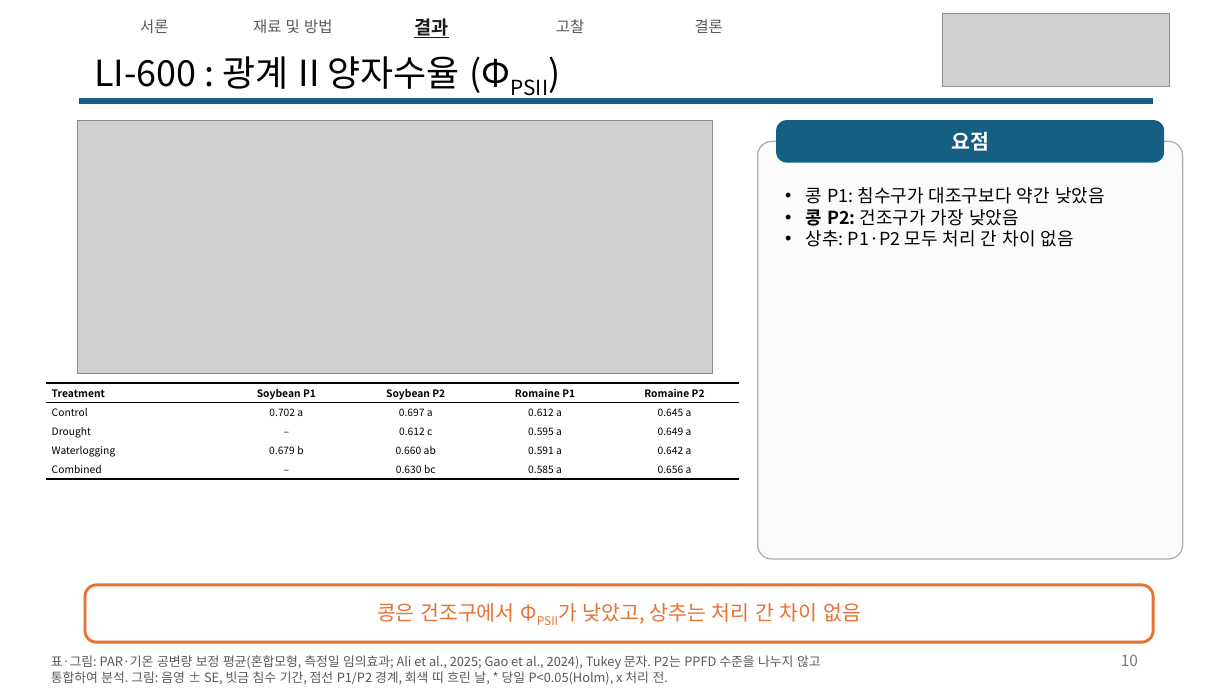
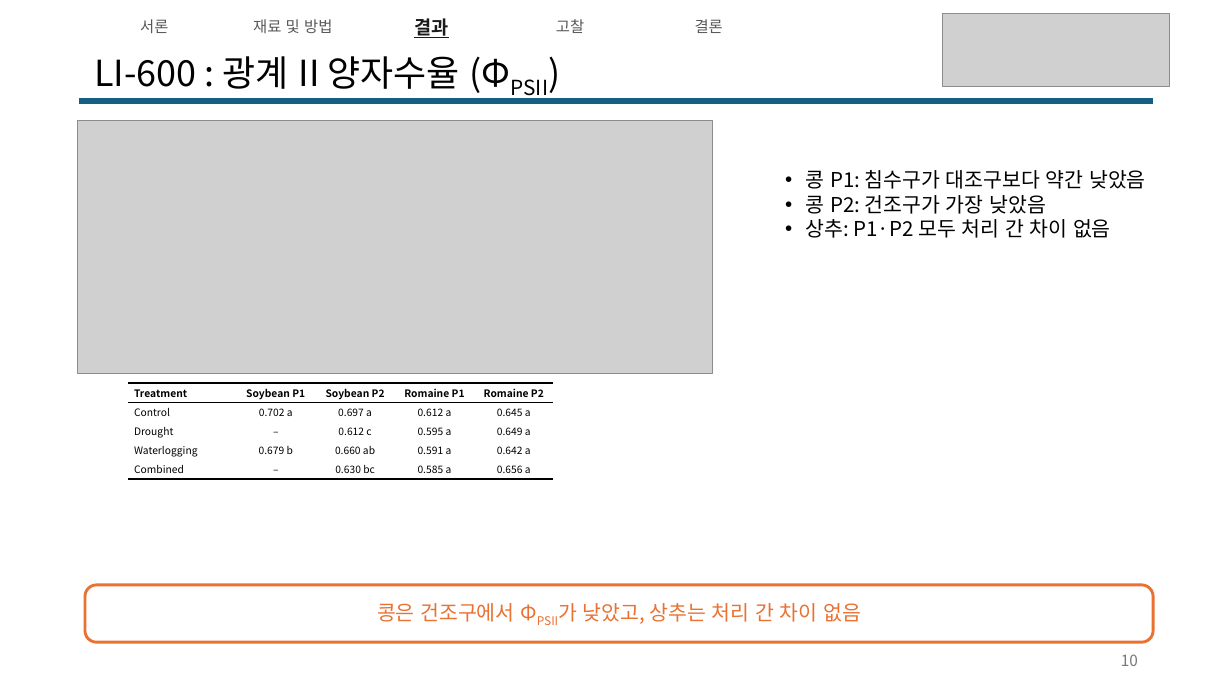
Before and after one commit to YunJM20/-, a slide deck: slide 10 of 구두발표_콩vs로메인상추_v8.pptx. Drawn at 1232x693 pixels with LibreOffice and Linux fonts; fonts in the diff are those of the drawing; grey boxes stand for pictures. Boxes give left, top, right and bottom in pixels: in the first picture for what was removed or moved away, otherwise in the second. Text is boxed around its words. In the diff, an @@ line names an element or a change of style, - is before the commit and + after.

```diff
--- a/구두발표_콩vs로메인상추_v8.pptx
+++ b/구두발표_콩vs로메인상추_v8.pptx
@@ rounded rectangle removed at bbox=[758, 141, 1183, 559] @@
@@ rounded rectangle removed at bbox=[776, 120, 1165, 163] @@
-요점
@@ text "콩 P1: 침수구가 대조구보다 약간 ...": place and size @@
-text "콩 P1: 침수구가 대조구보다 약간 ..." at bbox=[806, 187, 1105, 247]
+text "콩 P1: 침수구가 대조구보다 약간 ..." at bbox=[806, 170, 1146, 238]
@@ text "콩 P1: 침수구가 대조구보다 약간 ..." at bbox=[806, 170, 1146, 238]: size 14 to 16 pt; bold off in "콩 P2:" @@
@@ table: place and size @@
-table at bbox=[46, 383, 739, 479]
+table at bbox=[128, 383, 555, 479]
@@ text removed at bbox=[51, 655, 821, 685] @@
-표·그림: PAR·기온 공변량 보정 평균(혼합모형, 측정일 임의효과; Ali et al., 2025; Gao et al., 2024), Tukey 문자. P2는 PPFD 수준을 나누지 않고 통합하여 분석. 그림: 음영 ± SE, 빗금 침수 기간, 점선 P1/P2 경계, 회색 띠 흐린 날, * 당일 P<0.05(Holm), x 처리 전.
```
Also in this commit, not shown: 14 other slides changed.
